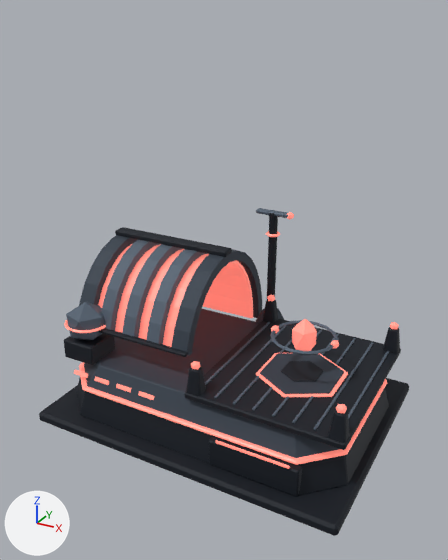
One commit to the Blender file assets/models/m_hq.blend: the scene before it, then after it.
The view is the same before and after, from a camera (50 mm lens) standing at (6.35, -11.9, 9.49) and looking at (0.02, -0.4, 3.74). Every picture has the same lights, and +X, +Y and +Z are marked at lower left. The picture after the commit comes second.

In view in the first picture: 'Command hull', 'Core crystal', 'Field cage' and 1 more.
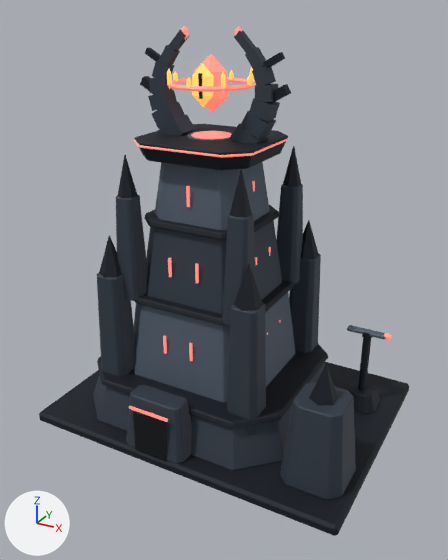
Commit message: Rebuild the machine HQ as a dark tower crowned by the Eye

ob_dish is not drawn itself; it is the parent of ob_sensor_head.
ob_crystal is not drawn itself; it is the parent of ob_core_crystal.
ob_ring is not drawn itself; it is the parent of ob_field_cage.

Boxes [x1, y1, x2, y2] around the edits, measured in the pictures (448 x 560 px):
'Dark tower', added: after [39, 26, 409, 536]
    faces in mat_paint: [39, 30, 409, 536]
    faces in mat_signal_ff3e31 (red #ff8779, glowing red #ff8779): [129, 26, 289, 422]
'Command hull', deleted: before [39, 218, 409, 536]
    faces in mat_paint: [39, 218, 409, 536]
    faces in mat_signal_ff3e31 (red #ff8779, glowing red #ff8779): [64, 231, 399, 469]
'Eye', added: after [192, 54, 229, 113]
    faces in mat_signal_ff3e31 (red #ff8779, glowing red #ff8779): [194, 54, 229, 113]
    faces in mat_signal_ff921f (orange #ffc762, glowing orange #ffc762): [192, 63, 214, 107]
'Fire ring', added: after [167, 67, 256, 93]
    faces in mat_signal_ff3e31 (red #ff8779, glowing red #ff8779): [167, 78, 256, 92]
    faces in mat_signal_ff921f (orange #ffc762, glowing orange #ffc762): [167, 67, 254, 93]
'Core crystal', deleted (red): before [292, 319, 317, 351]
'Sensor head', moved: before [256, 208, 294, 219]; after [347, 325, 392, 341]
'Field cage', deleted: before [270, 320, 339, 355]
    faces in mat_paint: [270, 320, 339, 355]

The change, as a list of edits to the scene's bpy script:
```text
Add mat_signal_ff921f:
    mat_signal_ff921f = principled_material('Signal_ff921f')
    mat_signal_ff921f.base_color = (1.0, 0.573, 0.122)  # orange #ffc762
    mat_signal_ff921f.roughness = 0.4
    mat_signal_ff921f.emission_color = (1.0, 0.573, 0.122)  # orange #ffc762
    mat_signal_ff921f.emission_strength = 0.65
Add me_torus:
    me_torus.from_pydata(...)  # 160 vertices, 224 faces; spans x -0.95..0.95, y -0.95..0.95, z -0.09..0.35
    # faces by material slot: [64, 160]
    me_torus.materials.append(mat_signal_ff3e31)  # red #ff8779, glowing red #ff8779
    me_torus.materials.append(mat_signal_ff921f)  # orange #ffc762, glowing orange #ffc762
Add me_icosphere_003:
    me_icosphere_003.from_pydata(...)  # an icosphere of 20 faces spanning x -0.376..0.376, y -0.357..0.357, z -0.6..0.6, material slot 0; an icosphere of 20 faces spanning x -0.268..0.268, y -0.445..-0.275, z -0.44..0.44, material slot 1; a box spanning x -0.035..0.035, y -0.47..-0.43, z -0.25..0.25, material slot 2
    me_icosphere_003.materials.append(mat_signal_ff3e31)  # red #ff8779, glowing red #ff8779
    me_icosphere_003.materials.append(mat_signal_ff921f)  # orange #ffc762, glowing orange #ffc762
    me_icosphere_003.materials.append(mat_paint)
Add me_cube_1:
    me_cube_1.from_pydata(...)  # 1548 vertices, 1466 faces; spans x -3.9..3.9, y -2.9..2.9, z 0.0..9.14
    # faces by material slot: [1236, 230]
    me_cube_1.materials.append(mat_paint)
    me_cube_1.materials.append(mat_signal_ff3e31)  # red #ff8779, glowing red #ff8779
Remove ob_command_hull:
    ob_command_hull = bpy.data.objects.new('Command hull', me_cube)
    ob_command_hull.location = (0.0, 0.0, 0.0)
Change ob_dish:
    ob_dish.location: (0.1, 2.1, 4.62) -> (3.0, 1.4, 2.25)
Change ob_crystal:
    ob_crystal.location: (2.0, -0.25, 2.7) -> (-0.5, 0.0, 8.0)
Remove ob_core_crystal:
    ob_core_crystal = bpy.data.objects.new('Core crystal', me_icosphere_006)
    ob_core_crystal.parent = ob_crystal
    ob_core_crystal.location = (0.0, 0.0, 0.0)
Change ob_ring:
    ob_ring.location: (2.0, -0.25, 2.7) -> (-0.5, 0.0, 8.0)
Remove ob_field_cage:
    ob_field_cage = bpy.data.objects.new('Field cage', me_torus_002)
    ob_field_cage.parent = ob_ring
    ob_field_cage.location = (0.0, 0.0, 0.0)
Add ob_fire_ring:
    ob_fire_ring = bpy.data.objects.new('Fire ring', me_torus)
    ob_fire_ring.parent = ob_ring
    ob_fire_ring.location = (0.0, 0.0, 0.0)
Add ob_eye:
    ob_eye = bpy.data.objects.new('Eye', me_icosphere_003)
    ob_eye.parent = ob_crystal
    ob_eye.location = (0.0, 0.0, 0.0)
Add ob_dark_tower:
    ob_dark_tower = bpy.data.objects.new('Dark tower', me_cube_1)
    ob_dark_tower.location = (0.0, 0.0, 0.0)
```
